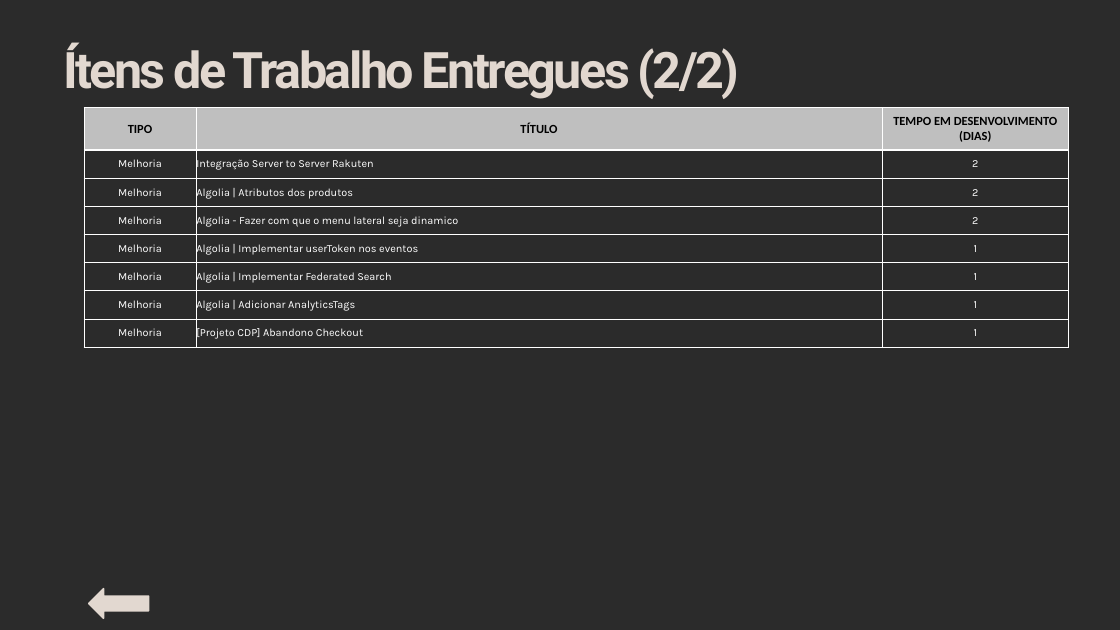
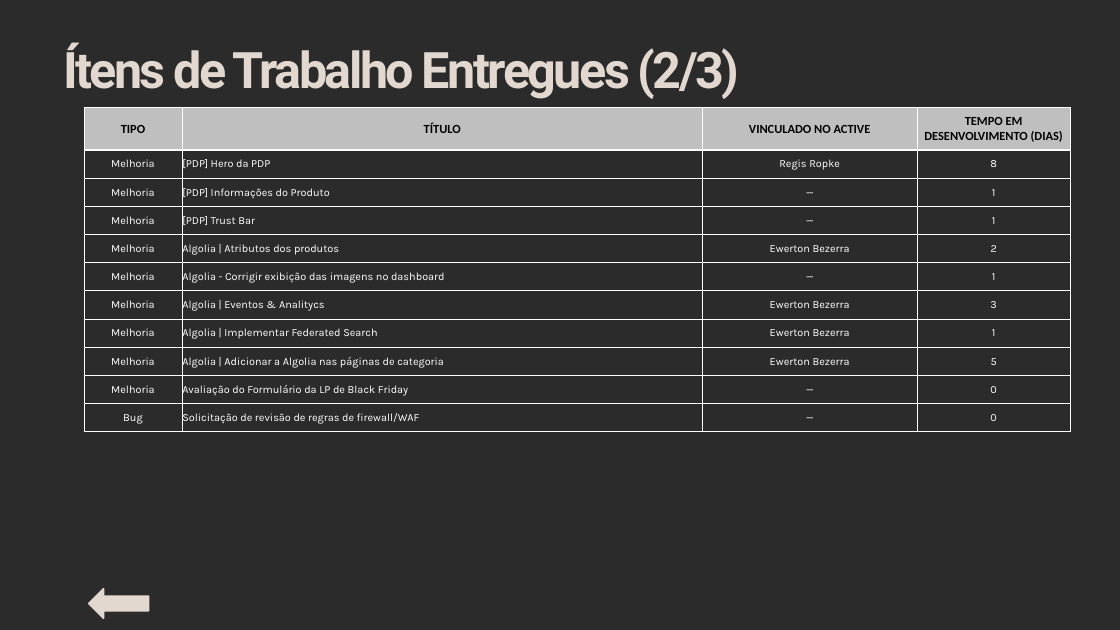
Before and after one commit to fabiovidart1985/vidart, a slide deck: slide 13 of Status Report - Salon Line - Outubro 2026.pptx. Drawn at 1120x630 pixels with LibreOffice and Linux fonts; fonts in the diff are those of the drawing; background and template pictures are left out; a plain dark background stands for a picture behind light text. Boxes give left, top, right and bottom in pixels: in the first picture for what was removed or moved away, otherwise in the second. Text is boxed around its words. In the diff, an @@ line names an element or a change of style, - is before the commit and + after.

```diff
--- a/Status Report - Salon Line - Outubro 2026.pptx
+++ b/Status Report - Salon Line - Outubro 2026.pptx
@@ text at bbox=[63, 42, 740, 99]: text changed @@
-Ítens de Trabalho Entregues (2/2)
+Ítens de Trabalho Entregues (2/3)
@@ table at bbox=[84, 108, 1071, 428] @@
-TIPO | TÍTULO | TEMPO EM DESENVOLVIMENTO (DIAS)
-Melhoria | Integração Server to Server Rakuten | 2
-Melhoria | Algolia | Atributos dos produtos | 2
-Melhoria | Algolia - Fazer com que o menu lateral seja dinamico | 2
-Melhoria | Algolia | Implementar userToken nos eventos | 1
-Melhoria | Algolia | Implementar Federated Search | 1
-Melhoria | Algolia | Adicionar AnalyticsTags | 1
-Melhoria | [Projeto CDP] Abandono Checkout | 1
+TIPO | TÍTULO | VINCULADO NO ACTIVE | TEMPO EM DESENVOLVIMENTO (DIAS)
+Melhoria | [PDP] Hero da PDP | Regis Ropke | 8
+Melhoria | [PDP] Informações do Produto | — | 1
+Melhoria | [PDP] Trust Bar | — | 1
+Melhoria | Algolia | Atributos dos produtos | Ewerton Bezerra | 2
+Melhoria | Algolia - Corrigir exibição das imagens no dashboard | — | 1
+Melhoria | Algolia | Eventos & Analitycs | Ewerton Bezerra | 3
+Melhoria | Algolia | Implementar Federated Search | Ewerton Bezerra | 1
+Melhoria | Algolia | Adicionar a Algolia nas páginas de categoria | Ewerton Bezerra | 5
+Melhoria | Avaliação do Formulário da LP de Black Friday | — | 0
+Bug | Solicitação de revisão de regras de firewall/WAF | — | 0
```
Also in this commit, not shown: 1 other slide changed, 1 slide added.
